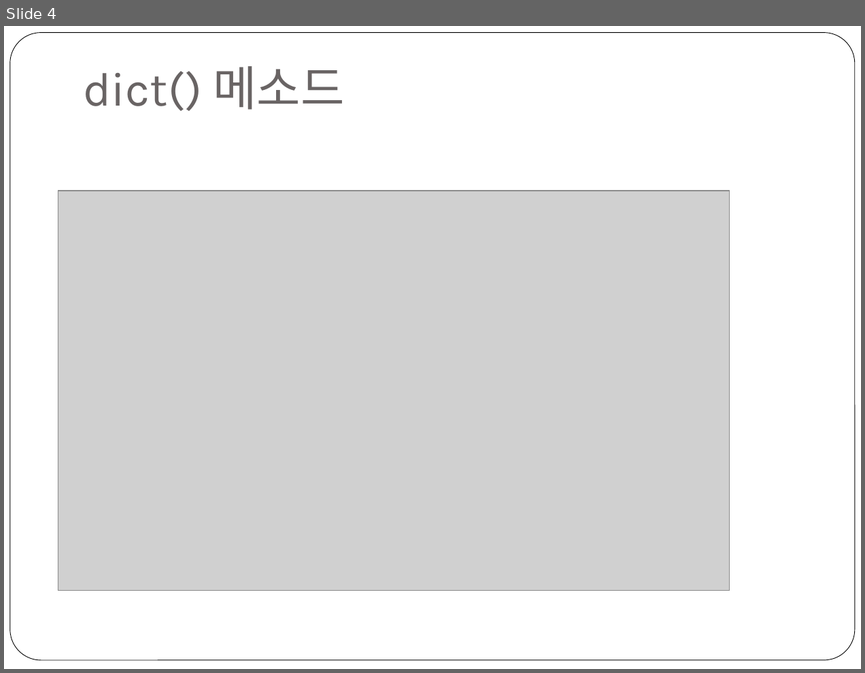
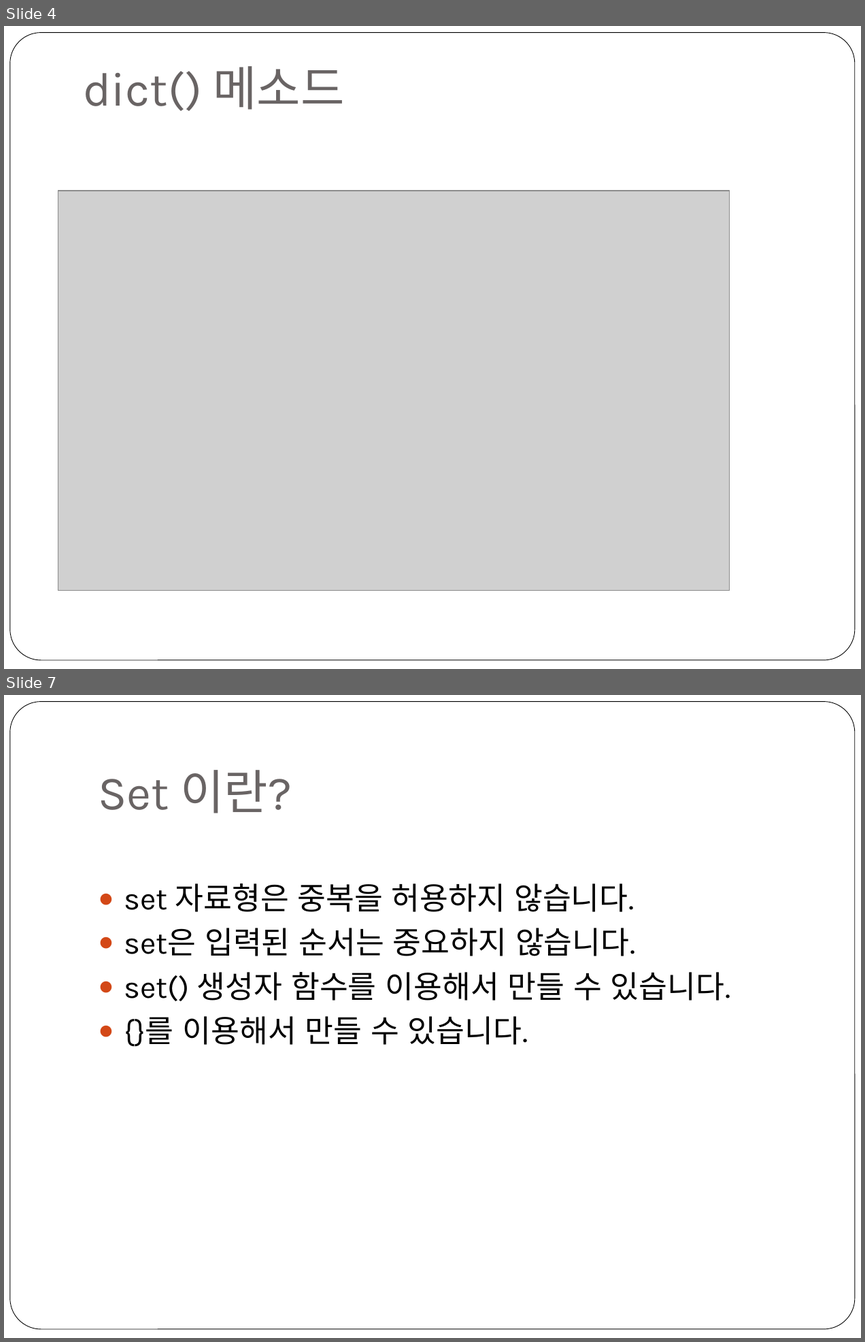
Before and after one commit to freshmea/weizman_python_class, a slide deck: textbook/파이썬2-3교시.pptx. Shown one above the other, each under a label of ours: slide 4 before the commit, slides 4 and 7 after it; the slides between them are not shown. The pictures are 865x673 and 865x1342 pixels, drawn with LibreOffice and Linux fonts; fonts in the diff are those of the drawing; grey boxes stand for pictures. Boxes give left, top, right and bottom in pixels: in the first picture for what was removed or moved away, otherwise in the second. Text is boxed around its words. In the diff, an @@ line names an element or a change of style, - is before the commit and + after.

Commit message:
2-3 자료

```diff
--- a/textbook/파이썬2-3교시.pptx
+++ b/textbook/파이썬2-3교시.pptx
@@ slide 7 added at box(4, 695, 861, 1338), background #FFFFFF; not listed: 1 template element that a slide beside it also shows @@
@@ title added at box(98, 770, 292, 813), 40 pt, text #696464 @@
+Set 이란?
@@ text added at box(124, 883, 731, 1047), 26 pt, text #000000 @@
+● set 자료형은 중복을 허용하지 않습니다.
+● set은 입력된 순서는 중요하지 않습니다.
+● set() 생성자 함수를 이용해서 만들 수 있습니다.
+● {}를 이용해서 만들 수 있습니다.
```
Also in this commit, not shown: 4 other slides added, 3 slides removed, 1 other file.
